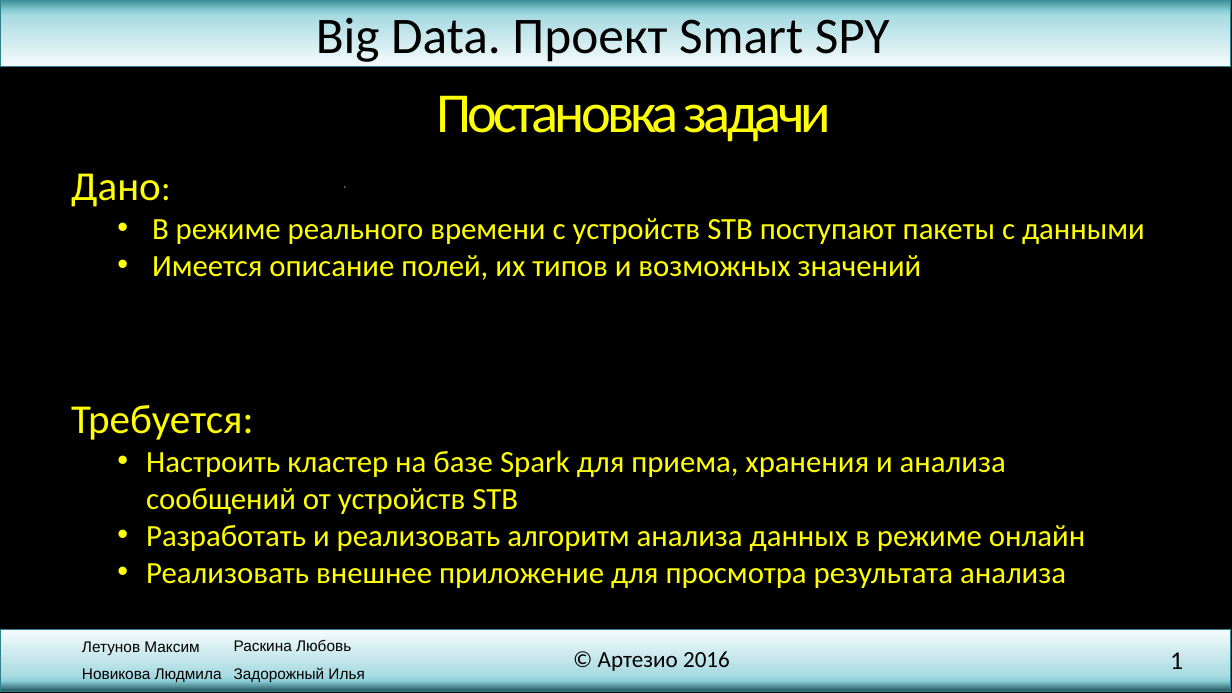
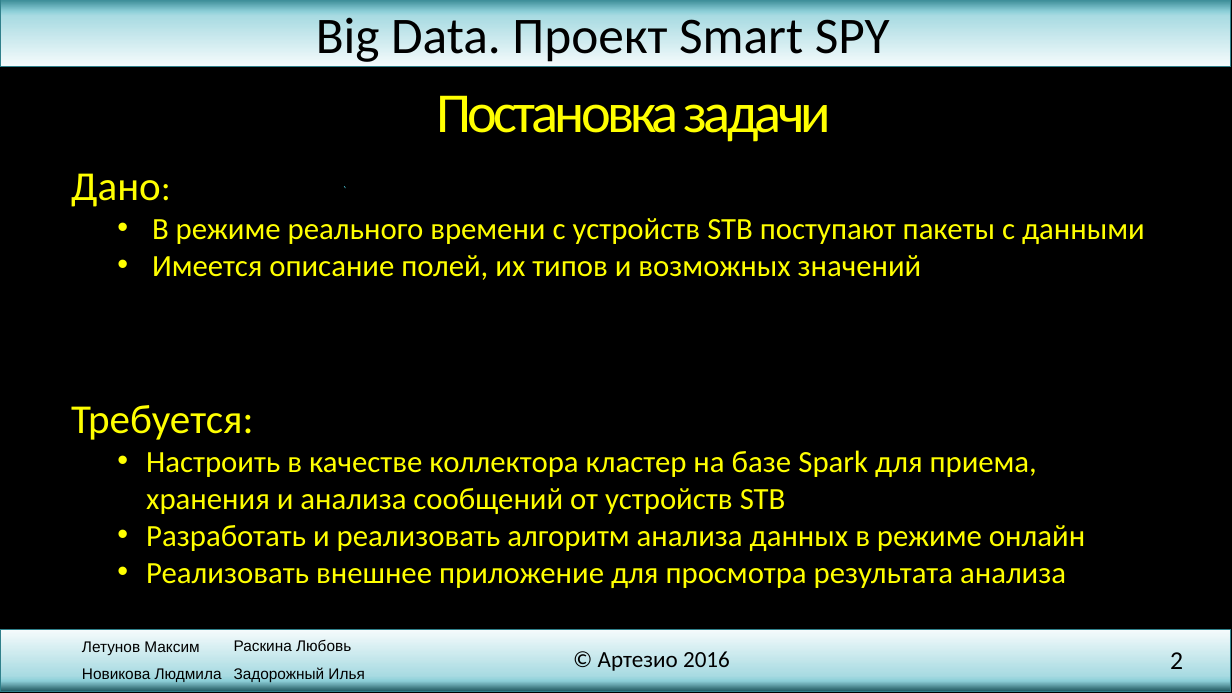
Before and after one commit to SmallDev/TestSmart, a slide deck: slide 2 of presentation.pptx (slide 1 before the commit). Drawn at 1232x693 pixels with LibreOffice and Linux fonts; fonts in the diff are those of the drawing; background and template pictures are left out. Boxes give left, top, right and bottom in pixels: in the first picture for what was removed or moved away, otherwise in the second. Text is boxed around its words. In the diff, an @@ line names an element or a change of style, - is before the commit and + after.

```diff
--- a/presentation.pptx
+++ b/presentation.pptx
@@ text at [146,450,1037,514]: text changed @@
-  • Настроить кластер на базе Spark для приема, хранения и анализа сообщений от устройств STB
+  • Настроить в качестве коллектора кластер на базе Spark для приема, хранения и анализа сообщений от устройств STB
@@ page number at [1170,652,1183,669]: text changed @@
-1
+2
```
Also in this commit, not shown: 2 other slides changed, 4 slides added.
